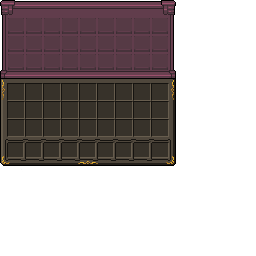
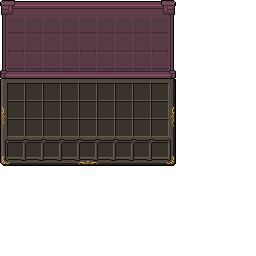
Revision of a layered 256 x 256 image; what changed, layer by layer:
painted on "stoneborn" over [0, 78, 176, 127]
hid "spirit_pouch.png", painted on it over [0, 78, 176, 127]
